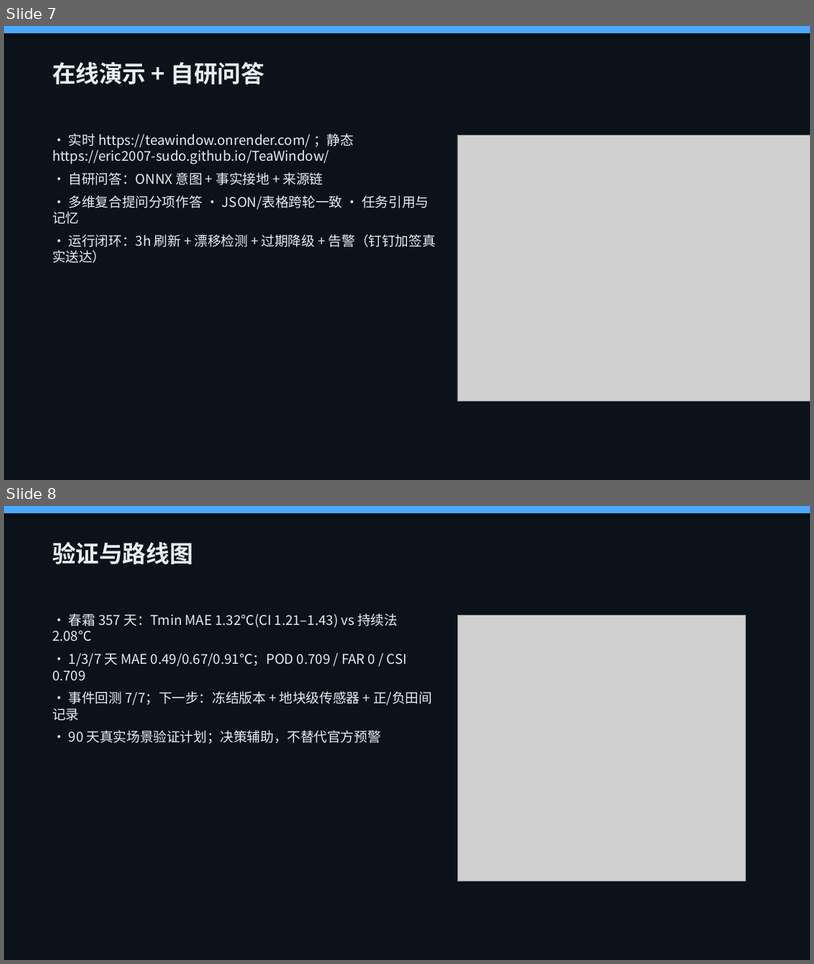
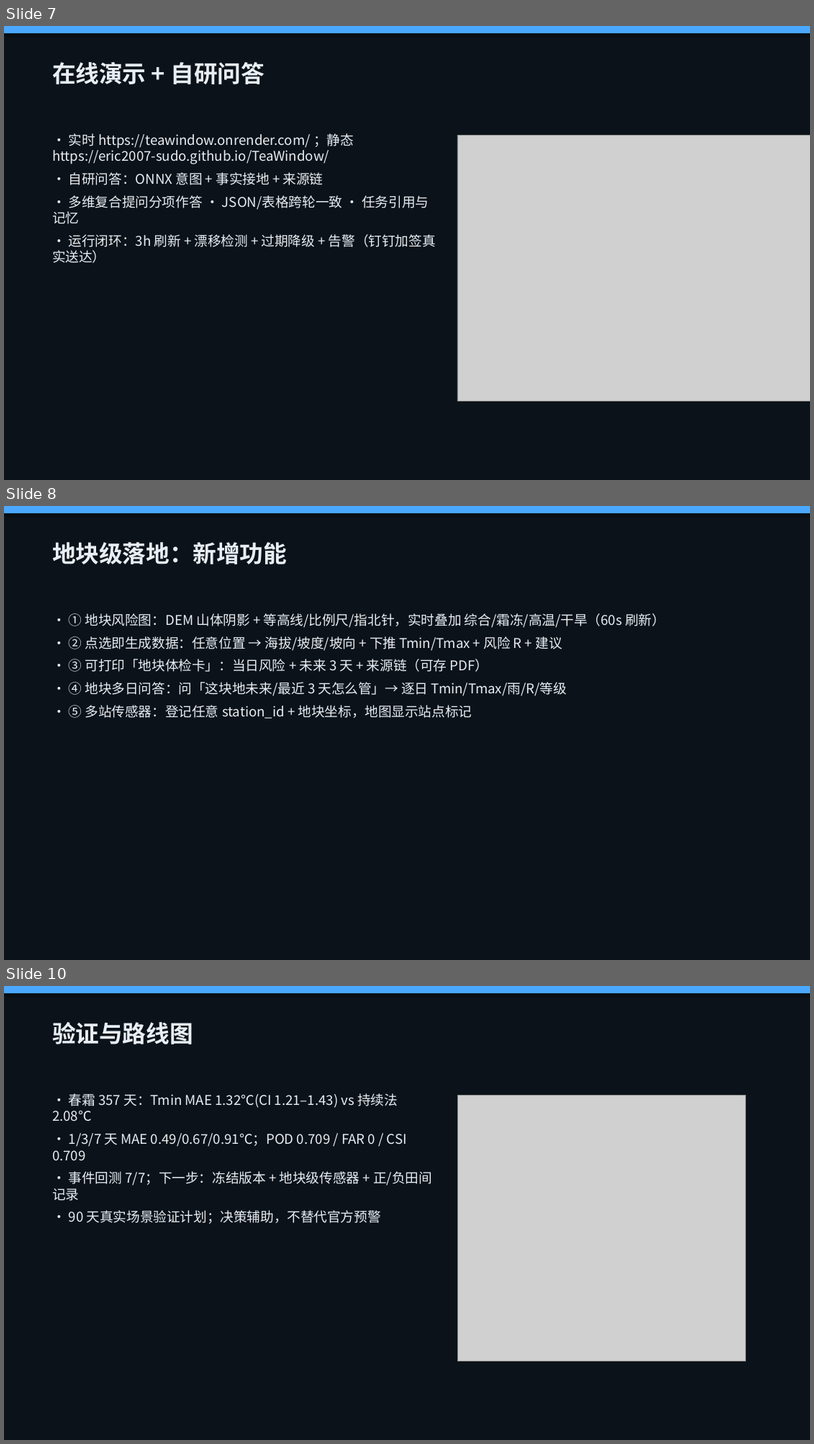
Before and after one commit to Eric2007-sudo/TeaWindow, a slide deck: submit/TeaWindow_路演.pptx. Shown one above the other, each under a label of ours: slides 7 and 8 before the commit, slides 7, 8 and 10 after it; the slides between them are not shown. The pictures are 814x964 and 814x1444 pixels, drawn with LibreOffice and Linux fonts; fonts in the diff are those of the drawing; grey boxes stand for pictures. Boxes give left, top, right and bottom in pixels: in the first picture for what was removed or moved away, otherwise in the second. Text is boxed around its words. In the diff, an @@ line names an element or a change of style, - is before the commit and + after.

```diff
--- a/submit/TeaWindow_路演.pptx
+++ b/submit/TeaWindow_路演.pptx
@@ slide 8 added at (x1=4, y1=506, x2=810, y2=960), background #FFFFFF @@
@@ rectangle added at (x1=4, y1=506, x2=810, y2=960), fill #0B1219 @@
@@ rectangle added at (x1=4, y1=506, x2=810, y2=513), fill #4AA8FF @@
@@ text added at (x1=52, y1=542, x2=287, y2=564), 28 pt, text #E8EEF3, bold @@
+地块级落地：新增功能
@@ text added at (x1=69, y1=613, x2=666, y2=718), 16 pt, text #E8EEF3 @@
+• ① 地块风险图：DEM 山体阴影 + 等高线/比例尺/指北针，实时叠加 综合/霜冻/高温/干旱（60s 刷新）
+• ② 点选即生成数据：任意位置 → 海拔/坡度/坡向 + 下推 Tmin/Tmax + 风险 R + 建议
+• ③ 可打印「地块体检卡」：当日风险 + 未来 3 天 + 来源链（可存 PDF）
+• ④ 地块多日问答：问「这块地未来/最近 3 天怎么管」→ 逐日 Tmin/Tmax/雨/R/等级
+• ⑤ 多站传感器：登记任意 station_id + 地块坐标，地图显示站点标记
@@ what was slide 8 is now slide 10 @@
```
Also in this commit, not shown: 1 other slide added, 11 other files.
